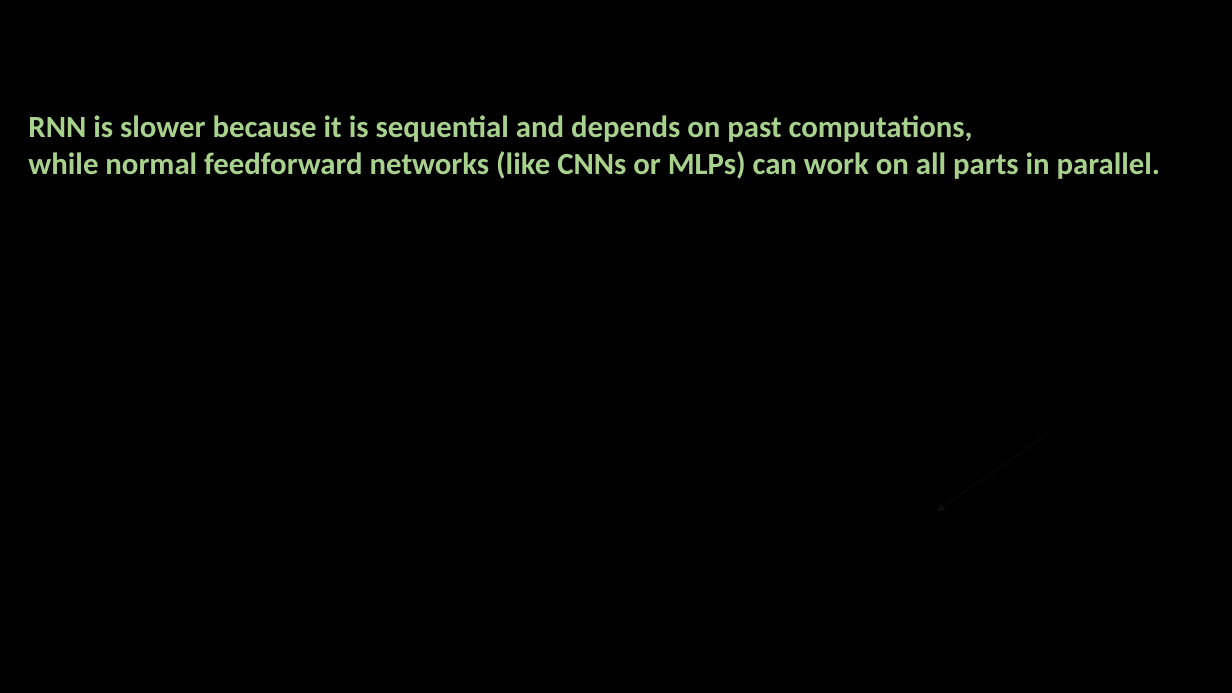
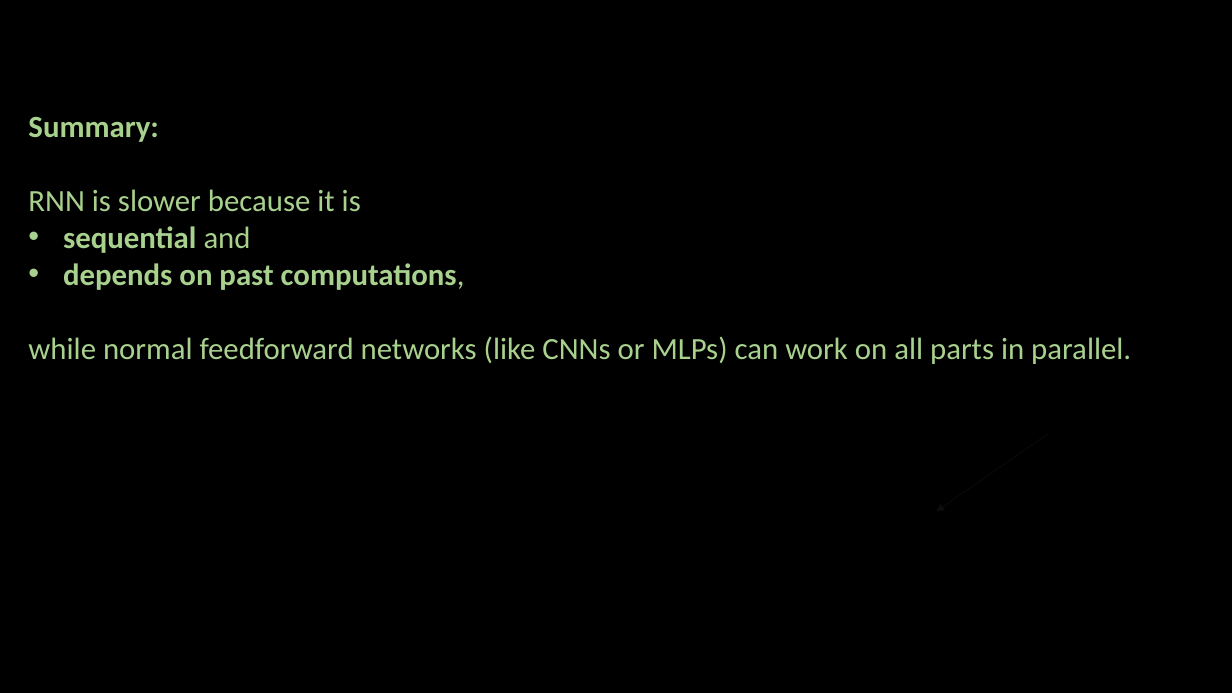
Before and after one commit to ash322ash422/youtube, a slide deck: slide 6 of deep_learning/3_RNN_NLP/3_LSTM_GRU/1_RNNdisadvantages_and_LSTM_need.pptx. Drawn at 1232x693 pixels with LibreOffice and Linux fonts; fonts in the diff are those of the drawing; background and template pictures are left out. Boxes give left, top, right and bottom in pixels: in the first picture for what was removed or moved away, otherwise in the second. Text is boxed around its words. In the diff, an @@ line names an element or a change of style, - is before the commit and + after.

```diff
--- a/deep_learning/3_RNN_NLP/3_LSTM_GRU/1_RNNdisadvantages_and_LSTM_need.pptx
+++ b/deep_learning/3_RNN_NLP/3_LSTM_GRU/1_RNNdisadvantages_and_LSTM_need.pptx
@@ text at bbox=[28, 117, 465, 290]: text changed @@
-RNN is slower because it is sequential and depends on past computations,
+Summary:
+RNN is slower because it is
+• sequential and
+• depends on past computations,
@@ text at bbox=[28, 336, 1131, 364]: bold off in "while normal feedforward networks (like CNNs or ..." @@
```
Also in this commit, not shown: 3 other slides changed, 46 other files.
